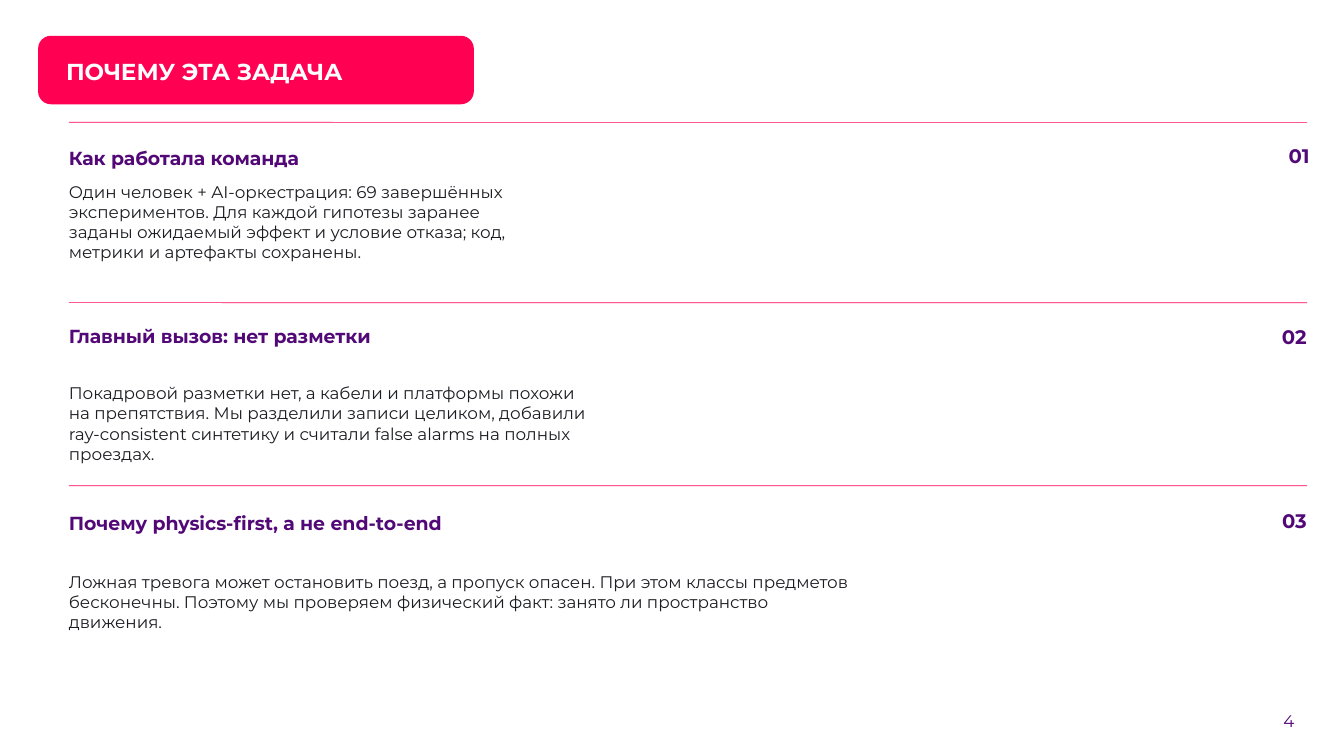
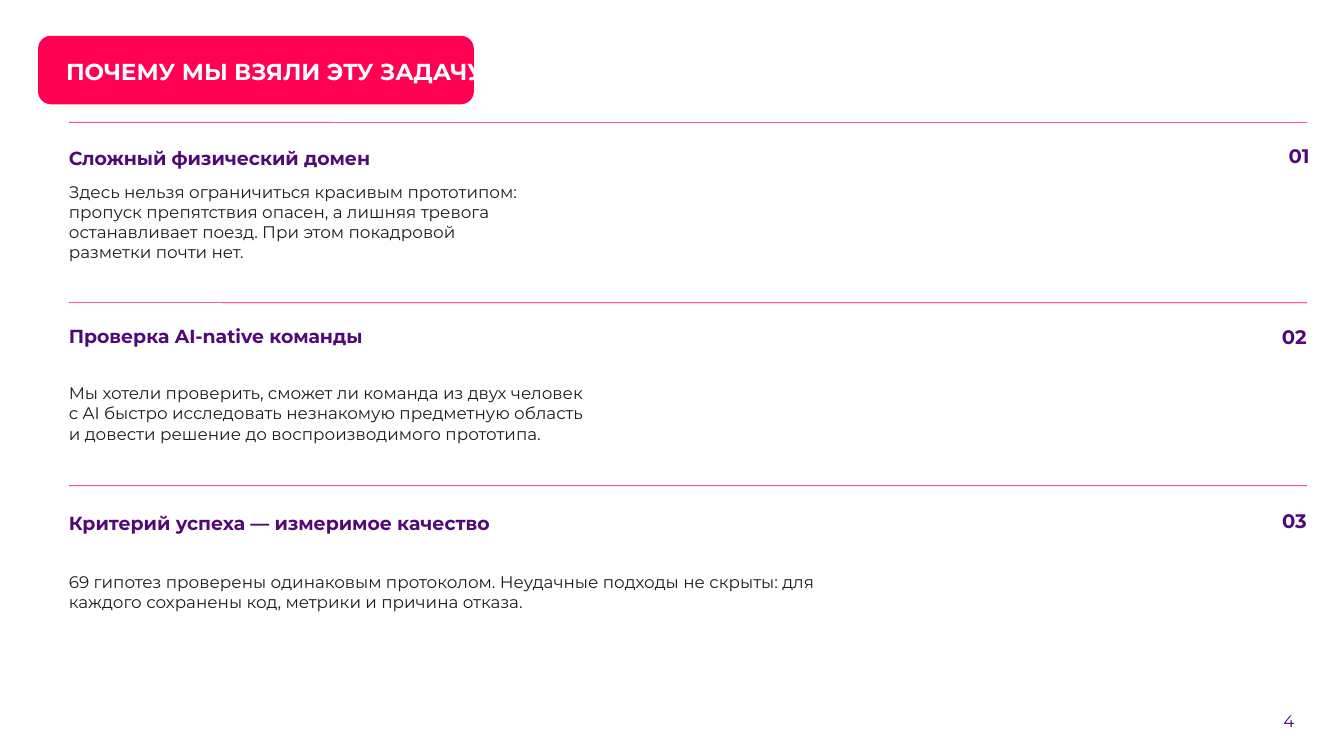
Before and after one commit to KirpaDmitriy/metroguard-lct2026, a slide deck: slide 4 of presentation/MetroGuard_LCT2026_Submission.pptx. Drawn at 1344x756 pixels with LibreOffice and Linux fonts; fonts in the diff are those of the drawing; background and template pictures are left out. Boxes give left, top, right and bottom in pixels: in the first picture for what was removed or moved away, otherwise in the second. Text is boxed around its words. In the diff, an @@ line names an element or a change of style, - is before the commit and + after.

```diff
--- a/presentation/MetroGuard_LCT2026_Submission.pptx
+++ b/presentation/MetroGuard_LCT2026_Submission.pptx
@@ title at (66, 58, 484, 86): text changed @@
-ПОЧЕМУ ЭТА ЗАДАЧА
+ПОЧЕМУ МЫ ВЗЯЛИ ЭТУ ЗАДАЧУ
@@ text at (69, 150, 370, 169): text changed @@
-Как работала команда
+Сложный физический домен
@@ text at (69, 186, 517, 261): text changed @@
-Один человек + AI-оркестрация: 69 завершённых экспериментов. Для каждой гипотезы заранее заданы ожидаемый эффект и условие отказа; код, метрики и артефакты сохранены.
+Здесь нельзя ограничиться красивым прототипом: пропуск препятствия опасен, а лишняя тревога останавливает поезд. При этом покадровой разметки почти нет.
@@ text at (69, 328, 362, 347): text changed @@
-Главный вызов: нет разметки
+Проверка AI-native команды
@@ text at (69, 387, 583, 444): text changed @@
-Покадровой разметки нет, а кабели и платформы похожи на препятствия. Мы разделили записи целиком, добавили ray-consistent синтетику и считали false alarms на полных проездах.
+Мы хотели проверить, сможет ли команда из двух человек с AI быстро исследовать незнакомую предметную область и довести решение до воспроизводимого прототипа.
@@ text at (69, 515, 489, 534): text changed @@
-Почему physics-first, а не end-to-end
+Критерий успеха — измеримое качество
@@ text at (69, 576, 814, 612): text changed @@
-Ложная тревога может остановить поезд, а пропуск опасен. При этом классы предметов бесконечны. Поэтому мы проверяем физический факт: занято ли пространство движения.
+69 гипотез проверены одинаковым протоколом. Неудачные подходы не скрыты: для каждого сохранены код, метрики и причина отказа.
```
Also in this commit, not shown: 5 other slides changed, 5 slides added, 5 slides removed, 20 other files.
